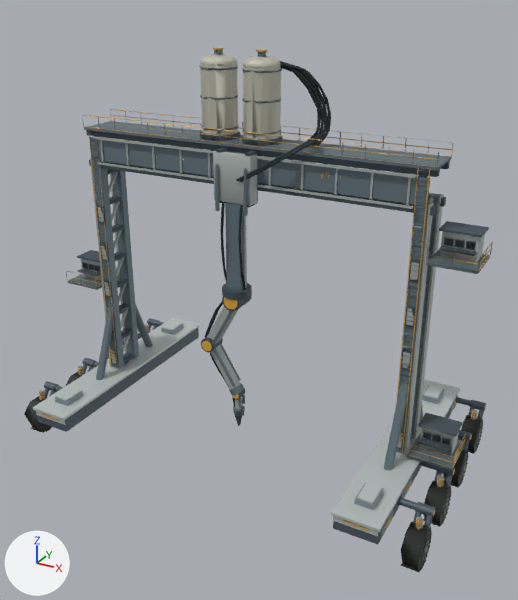
Two versions of the glTF model assets/stalheart-kidou/stalheart_kidou_d0_lod1.glb, one commit apart.
The view is the same before and after, from a camera (50 mm lens) standing at (30.8, -54.5, 43.1) and looking at (1.4, -1.0, 16.4). Lighting does not change. The marker at lower left points along +X, +Y and +Z. The picture after the commit comes second. Where no turn or scale is listed for an object, it has been applied to the vertices. Vertices at exactly the same position are counted once.

Objects in the first picture: 'FEED_HOSE_1', 'FEED_HOSE_2', 'GANTRY_SURFACE_CARRIAGE_TRAVEL_X', 'GANTRY_SURFACE_GANTRY_TRAVEL_Y', 'GANTRY_SURFACE_J2_SHOULDER', 'GANTRY_SURFACE_J3_ELBOW', 'GANTRY_SURFACE_TOOL_LIFT_Z', 'MOBILE_CHASSIS_SURFACE', 'WHEEL_MOUNT_BRIDGES', 'WHEEL_R1', 'WHEEL_R2' and 20 more.
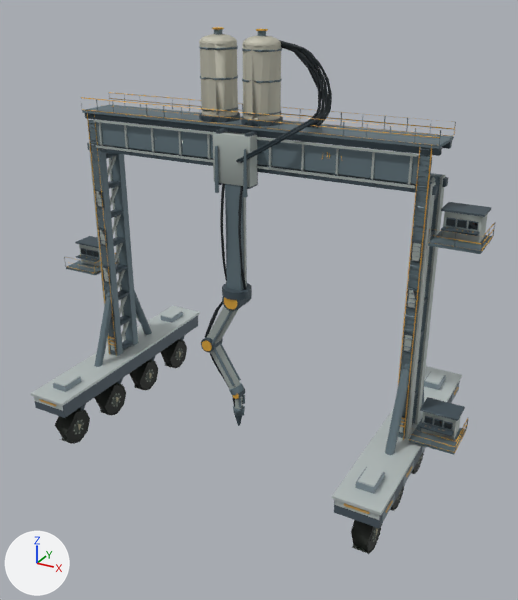
Not drawn themselves, but carrying or shaping drawn objects: ob_susp_pivot_l1, ob_susp_pivot_l2, ob_susp_pivot_l3, ob_susp_pivot_l4, ob_susp_pivot_r1, ob_damper_aim_r1, ob_susp_pivot_r2, ob_damper_aim_r2, ob_susp_pivot_r3, ob_susp_pivot_r4, ob_damper_aim_r4.

Boxes [x1, y1, x2, y2] around the edits, measured in the pictures (518 x 600 px; the box of a moved part takes in the faces that stretch with it):
'GANTRY_SURFACE_GANTRY_TRAVEL_Y', moved
    before: [66, 47, 493, 471]
    after: [64, 27, 495, 455]
'MOBILE_CHASSIS_SURFACE', moved
    before: [33, 317, 460, 545]
    after: [31, 306, 462, 528]
'GANTRY_SURFACE_CARRIAGE_TRAVEL_X', moved
    before: [213, 147, 258, 216]
    after: [213, 128, 258, 197]
'WHEEL_R1', moved
    before: [400, 521, 432, 572]
    after: [351, 520, 382, 554]
'WHEEL_L1', moved
    before: [24, 396, 52, 433]
    after: [55, 409, 90, 444]
'WHEEL_R2', moved (mostly hidden afterwards)
    before: [424, 481, 451, 527]
    after: [390, 484, 405, 511]
'WHEEL_L2', moved (mostly hidden before)
    before: [66, 371, 85, 386]
    after: [94, 382, 126, 416]
'WHEEL_L3', moved (not visible before)
    after: [129, 359, 158, 391]
'WHEEL_L4', moved (mostly hidden before)
    before: [138, 331, 150, 339]
    after: [161, 339, 187, 368]
'FEED_HOSE_2', moved
    before: [240, 138, 319, 182]
    after: [240, 118, 319, 163]
'WHEEL_R4', moved (not visible afterwards)
    before: [460, 415, 483, 454]
'WHEEL_R3', moved (mostly hidden afterwards)
    before: [443, 449, 469, 488]
    after: [411, 450, 425, 474]
'FEED_HOSE_1', moved
    before: [236, 138, 315, 181]
    after: [236, 118, 315, 163]
'WHEEL_MOUNT_BRIDGES', reshaped (not visible afterwards)
    before: [55, 321, 471, 510]
'SUSP_ARM_R1', moved (not visible afterwards)
    before: [413, 502, 435, 528]
'SUSP_ARM_R2', moved (not visible afterwards)
    before: [434, 466, 455, 486]
'SUSP_ARM_R4', moved (not visible afterwards)
    before: [468, 400, 486, 418]
'SUSP_ARM_L1', moved (mostly hidden afterwards)
    before: [44, 381, 59, 397]
    after: [79, 404, 86, 410]
'SUSP_ARM_R3', moved (not visible afterwards)
    before: [458, 430, 472, 450]
'SUSP_ARM_L2', moved (mostly hidden afterwards)
    before: [82, 358, 96, 373]
    after: [117, 378, 123, 384]
'SUSP_ARM_L4', moved (mostly hidden afterwards)
    before: [147, 318, 160, 331]
    after: [180, 335, 185, 341]
'DAMPER_BARREL_R1', moved (not visible afterwards)
    before: [416, 517, 424, 529]
'DAMPER_BARREL_R2', moved (not visible afterwards)
    before: [437, 475, 445, 487]
'DAMPER_BARREL_R4', moved (not visible afterwards)
    before: [471, 409, 478, 419]
'SUSP_ARM_L3', moved (mostly hidden)
    before: [122, 338, 124, 345]
    after: [150, 355, 156, 361]
part 1 of me_mesh_16, deleted (mostly hidden)
    before: [397, 497, 417, 510]
part 2 of me_mesh_16, moved or reshaped (not visible afterwards)
    before: [456, 397, 471, 406]
part 3 of me_mesh_16, deleted (mostly hidden)
    before: [419, 461, 437, 470]

The change in detail:
me_mesh_16 is used by ob_wheel_mount_bridges; location (0.0, 0.0, 0.0).
me_mesh_16 had 144 vertices, 256 faces and spanned x -20.2..20.2, y -7.5..11.1, z 3.9..4.5.
me_mesh_16 now has 256 vertices, 384 faces and spans x -17.0..17.0, y -9.0..11.4, z 4.2..4.9.
me_mesh_16 part 1: the loose piece of 18 vertices spanning x 16.8..20.2, y -7.5..-6.9, z 3.9..4.5 is deleted.
me_mesh_16 part 2: 18 vertices removed from x 16.8..20.2, y 10.5..11.1, z 3.9..4.5; 16 vertices added at x 14.9..17.0, y 9.0..11.4, z 4.4..4.9.
me_mesh_16 part 3: 18 vertices removed from x 16.8..20.2, y -1.5..-0.9, z 3.9..4.5.
Other edits to the shape of me_mesh_16 do not show in these pictures.
Object 'GANTRY_SURFACE_CARRIAGE_TRAVEL_X' (ob_gantry_surface_carriage_travel_x) moves from (0.0, -2.6, 28.1) to (0.0, -2.6, 29.7).
Object 'GANTRY_SURFACE_GANTRY_TRAVEL_Y' (ob_gantry_surface_gantry_travel_y) moves from (0.0, 0.0, 2.3) to (0.0, 0.0, 3.9).
Object 'FEED_HOSE_1' (ob_feed_hose_1) moves from (0.0, 0.0, 2.3) to (0.0, 0.0, 3.9).
Object 'FEED_HOSE_2' (ob_feed_hose_2) moves from (0.0, 0.0, 2.3) to (0.0, 0.0, 3.9).
Object 'MOBILE_CHASSIS_SURFACE' (ob_mobile_chassis_surface) moves from (0.0, 0.0, 0.0) to (0.0, 0.0, 1.6).
Object 'SUSP_PIVOT_L1' (ob_susp_pivot_l1) moves from (-20.2, -7.2, 4.22) to (-16.0, -7.2, 4.22).
Object 'SUSP_PIVOT_L2' (ob_susp_pivot_l2) moves from (-20.2, -1.2, 4.22) to (-16.0, -1.2, 4.22).
Object 'SUSP_PIVOT_L3' (ob_susp_pivot_l3) moves from (-20.2, 4.8, 4.22) to (-16.0, 4.8, 4.22).
Object 'SUSP_PIVOT_L4' (ob_susp_pivot_l4) moves from (-20.2, 10.8, 4.22) to (-16.0, 10.8, 4.22).
Object 'SUSP_PIVOT_R1' (ob_susp_pivot_r1) moves from (20.2, -7.2, 4.22) to (16.0, -7.2, 4.22).
Object 'DAMPER_AIM_R1' (ob_damper_aim_r1) moves from (20.2, -8.7, 4.42) to (16.0, -8.7, 4.42).
Object 'SUSP_PIVOT_R2' (ob_susp_pivot_r2) moves from (20.2, -1.2, 4.22) to (16.0, -1.2, 4.22).
Object 'DAMPER_AIM_R2' (ob_damper_aim_r2) moves from (20.2, -2.7, 4.42) to (16.0, -2.7, 4.42).
Object 'SUSP_PIVOT_R3' (ob_susp_pivot_r3) moves from (20.2, 4.8, 4.22) to (16.0, 4.8, 4.22).
Object 'SUSP_PIVOT_R4' (ob_susp_pivot_r4) moves from (20.2, 10.8, 4.22) to (16.0, 10.8, 4.22).
Object 'DAMPER_AIM_R4' (ob_damper_aim_r4) moves from (20.2, 9.3, 4.42) to (16.0, 9.3, 4.42).
